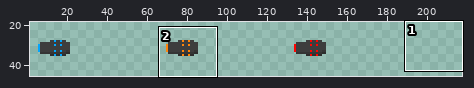
A sprite sheet gets an edit: Assets/Sprites/voluntarioGunSheet.png. Above: a wide view before the commit, with the close-up outlined.
Close-up. Earlier state:
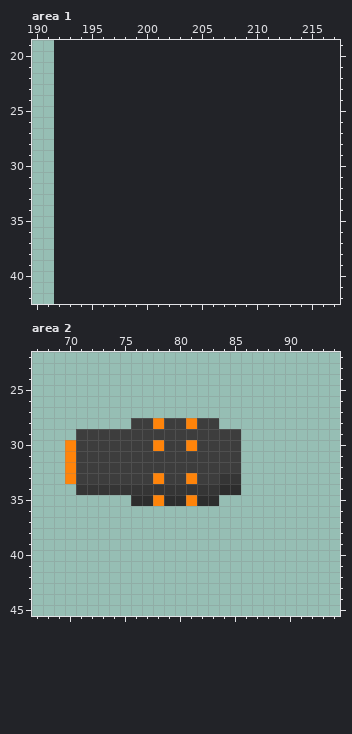
The file is 192x64 pixels. Colours within 5 levels of each other are drawn and written as one. Shown: area 1: x 190..217, y 19..42; area 2: x 67..94, y 22..45. The old version is drawn lined up with the new one, on the new canvas. The wide view leaves out empty margins. The commit also changed other parts of the picture, which this record leaves out.
The result:
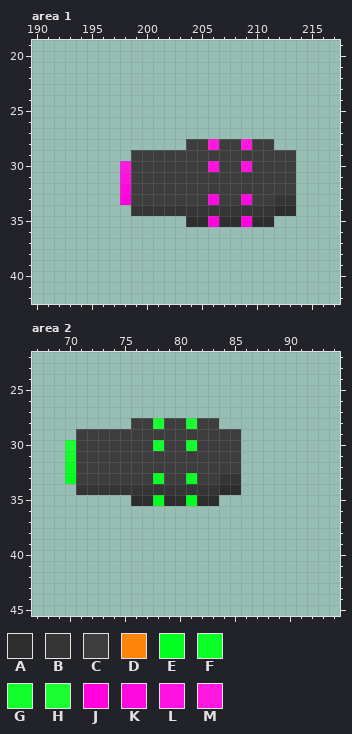
Palette (. is transparent): A #2d2d2d  B #353535  C #3d3d3d  D #ff840a  E #02ff20  F #0aff26  G #11ff2d  H #19ff34  J #ff02dd  K #ff0ade  L #ff11df  M #ff19e0
Edits made:
canvas 192x64 -> 256x64
Area 1:
Colour A is added in row 34 at x 212 to 213; in row 35 at x 204 to 205, 207 to 208 and 210 to 211.
Colour B is added in row 33 at x 212 to 213; in row 34 at x 199 to 211.
Colour C is added in row 28 at x 204 to 205, 207 to 208 and 210 to 211; in row 29 at x 199 to 213; in row 30 at x 199 to 205, 207 to 208 and 210 to 213; in rows 31 to 32 at x 199 to 213; in row 33 at x 199 to 205, 207 to 208 and 210 to 211.
Colour J is added in row 33 at x 198; in row 35 at x 206 and 209.
Colour K is added in row 32 at x 198; in row 33 at x 206 and 209.
Colour L is added in row 30 at x 206 and 209; in row 31 at x 198.
Colour M is added in row 28 at x 206 and 209; in row 30 at x 198.
Area 2:
Colour E replaces colour D in row 33 at x 70; in row 35 at x 78 and 81.
Colour F replaces colour D in row 32 at x 70; in row 33 at x 78 and 81.
Colour G replaces colour D in row 30 at x 78 and 81; in row 31 at x 70.
Colour H replaces colour D in row 28 at x 78 and 81; in row 30 at x 70.
Pixel boxes of the changes (left, top, right, bottom) in both close-ups:
added: (120, 139, 296, 227)
changed: (153, 418, 197, 506)
changed: (65, 440, 76, 484)
